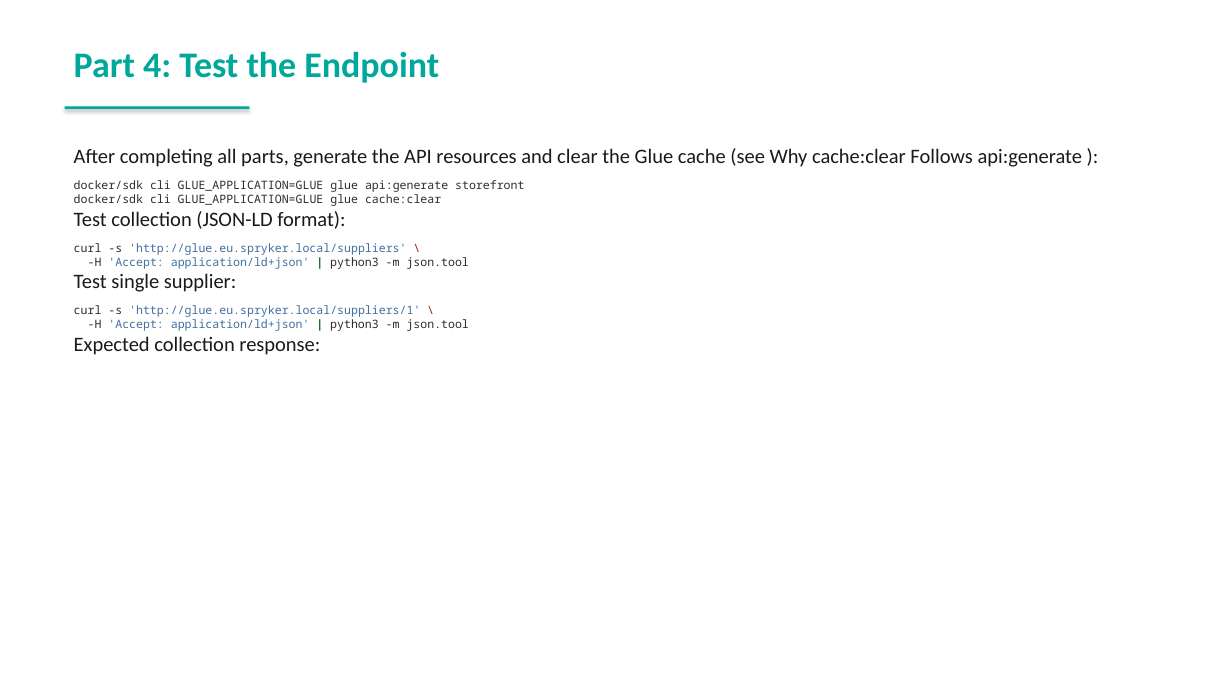
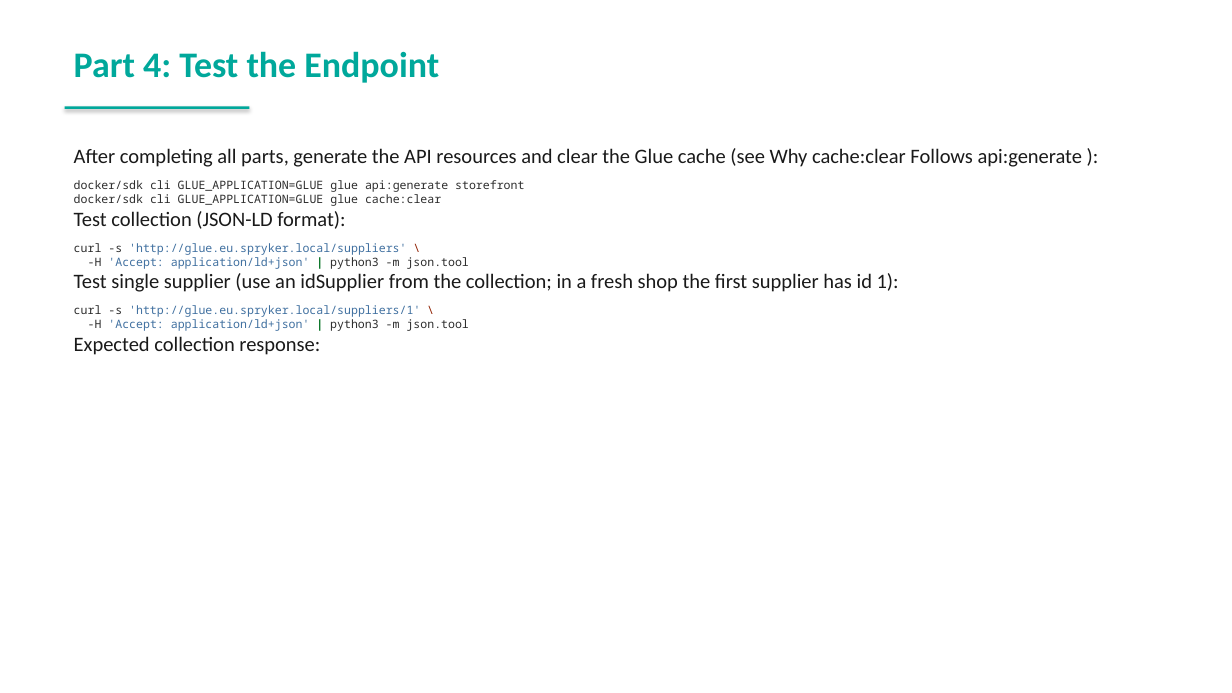
Before and after one commit to spryker-academy/instructor-exercises, a slide deck: slide 153 of guides-pptx/spryker-academy-professional.pptx. Drawn at 1232x693 pixels with LibreOffice and Linux fonts; fonts in the diff are those of the drawing. Boxes give left, top, right and bottom in pixels: in the first picture for what was removed or moved away, otherwise in the second. Text is boxed around its words. In the diff, an @@ line names an element or a change of style, - is before the commit and + after.

```diff
--- a/guides-pptx/spryker-academy-professional.pptx
+++ b/guides-pptx/spryker-academy-professional.pptx
@@ text at (74,273,899,292): text changed @@
-Test single supplier:
+Test single supplier (use an idSupplier from the collection; in a fresh shop the first supplier has id 1):
```
Also in this commit, not shown: 3 other slides changed, 3 slides added, 18 other files.
